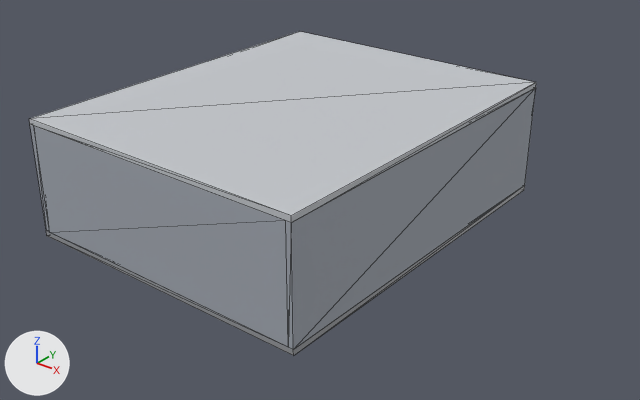
What one commit did to the glTF model web/viewer/public/models/hall_shell_cac.glb.
Both versions are drawn from a camera (50 mm lens) standing at (24.6, -15.8, 14.6) and looking at (6.3, 7.1, 0.4). Arrows for +X, +Y and +Z are at lower left; the lights stay in place. The older version comes first. Mesh edges are drawn as thin lines. Vertices at exactly the same position are counted once.

Before the edit, the objects in view are built like this:
```python
me_ceiling = bpy.data.meshes.new('ceiling')
me_ceiling.from_pydata(...)  # a box spanning x -0.2..11.2, y -0.2..13.8, z 4.0..4.2
me_ceiling.materials.append(mat_s_ceiling)  # light grey #c4c7cb
me_floor = bpy.data.meshes.new('floor')
me_floor.from_pydata(...)  # a box spanning x -0.2..11.2, y -0.2..13.8, z -0.2..0.0
me_floor.materials.append(mat_s_floor)  # grey #95979b
me_wall_east = bpy.data.meshes.new('wall_east')
me_wall_east.from_pydata(...)  # a box spanning x 11.0..11.2, y -0.2..13.8, z 0.0..4.0
me_wall_east.materials.append(mat_s_wall_east)  # grey #a2a8b1
# before: 0 (11.2, -0.2, 0.0) at pixel (293, 349), 1 (11.2, 13.8, 0.0) at pixel (524, 185), 2 (11.2, 13.8, 4.0) at pixel (535, 87), 3 (11.2, -0.2, 4.0) at pixel (291, 222), 4 (11.0, -0.2, 0.0) at pixel (288, 347)
# before: 5 (11.0, -0.2, 4.0) at pixel (285, 220), 6 (11.0, 13.8, 4.0), 7 (11.0, 13.8, 0.0)
me_wall_south = bpy.data.meshes.new('wall_south')
me_wall_south.from_pydata(...)  # a box spanning x 0.0..11.0, y -0.2..0.0, z 0.0..4.0
me_wall_south.materials.append(mat_s_wall_south)  # grey #a2a8b1
# before: 0 (11.0, -0.2, 0.0) at pixel (288, 347), 1 (11.0, 0.0, 0.0), 2 (11.0, 0.0, 4.0), 3 (11.0, -0.2, 4.0) at pixel (285, 220)
ob_ceiling = bpy.data.objects.new('ceiling', me_ceiling)
ob_ceiling.location = (0.0, 0.0, 0.0)
ob_floor = bpy.data.objects.new('floor', me_floor)
ob_floor.location = (0.0, 0.0, 0.0)
ob_wall_east = bpy.data.objects.new('wall_east', me_wall_east)
ob_wall_east.location = (0.0, 0.0, 0.0)
ob_wall_south = bpy.data.objects.new('wall_south', me_wall_south)
ob_wall_south.location = (0.0, 0.0, 0.0)
```
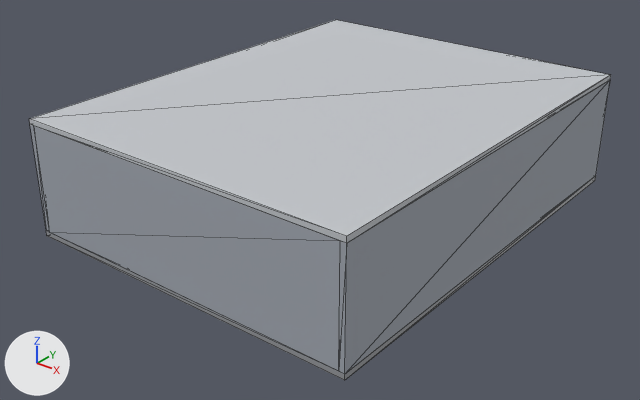
What changed in the scene script:
```text
Change me_floor:
    used by ob_floor; location = (0.0, 0.0, 0.0)
    remove me_floor.from_pydata(...)  # 8 vertices, 12 faces; spans x -0.2..11.2, y -0.2..13.8, z -0.2..0.0
    add me_floor.from_pydata(...)  # 8 vertices, 12 faces; spans x -0.2..13.0, y -0.2..16.4, z -0.2..0.0
    me_floor part 1
    me_floor.vertices[0].co: (11.2, -0.2, -0.2) -> (13.0, -0.2, -0.2)  # pixel (293, 355) -> pixel (344, 380)
    me_floor.vertices[1].co: (11.2, 13.8, -0.2) -> (13.0, 16.4, -0.2)  # pixel (524, 189) -> pixel (595, 180)
    me_floor.vertices[2].co: (11.2, 13.8, 0.0) -> (13.0, 16.4, 0.0)  # pixel (524, 185) -> pixel (595, 175)
    me_floor.vertices[3].co: (11.2, -0.2, 0.0) -> (13.0, -0.2, 0.0)  # pixel (293, 349) -> pixel (344, 374)
    me_floor.vertices[6].co: (-0.2, 13.8, 0.0) -> (-0.2, 16.4, 0.0)
    me_floor.vertices[7].co: (-0.2, 13.8, -0.2) -> (-0.2, 16.4, -0.2)
Change me_wall_east:
    used by ob_wall_east; location = (0.0, 0.0, 0.0)
    remove me_wall_east.from_pydata(...)  # 8 vertices, 12 faces; spans x 11.0..11.2, y -0.2..13.8, z 0.0..4.0
    add me_wall_east.from_pydata(...)  # 8 vertices, 12 faces; spans x 12.8..13.0, y -0.2..16.4, z 0.0..4.0
    me_wall_east part 2
    add for i in [0, 3, 4, 5]: me_wall_east.vertices[i].co += Vector((1.8, 0.0, 0.0))
    add for i in [1, 2, 6, 7]: me_wall_east.vertices[i].co += Vector((1.8, 2.6, 0.0))
Change me_wall_south:
    used by ob_wall_south; location = (0.0, 0.0, 0.0)
    remove me_wall_south.from_pydata(...)  # 8 vertices, 12 faces; spans x 0.0..11.0, y -0.2..0.0, z 0.0..4.0
    add me_wall_south.from_pydata(...)  # 8 vertices, 12 faces; spans x 0.0..12.8, y -0.2..0.0, z 0.0..4.0
    me_wall_south part 3
    add for i in [*range(0, 4)]: me_wall_south.vertices[i].co += Vector((1.8, 0.0, 0.0))
Change me_ceiling:
    used by ob_ceiling; location = (0.0, 0.0, 0.0)
    remove me_ceiling.from_pydata(...)  # 8 vertices, 12 faces; spans x -0.2..11.2, y -0.2..13.8, z 4.0..4.2
    add me_ceiling.from_pydata(...)  # 8 vertices, 12 faces; spans x -0.2..13.0, y -0.2..16.4, z 4.0..4.2
    me_ceiling part 4
    me_ceiling.vertices[0].co: (11.2, -0.2, 4.0) -> (13.0, -0.2, 4.0)  # pixel (291, 222) -> pixel (346, 243)
    me_ceiling.vertices[1].co: (11.2, 13.8, 4.0) -> (13.0, 16.4, 4.0)  # pixel (535, 87) -> pixel (610, 79)
    me_ceiling.vertices[2].co: (11.2, 13.8, 4.2) -> (13.0, 16.4, 4.2)  # pixel (536, 82) -> pixel (610, 74)
    me_ceiling.vertices[3].co: (11.2, -0.2, 4.2) -> (13.0, -0.2, 4.2)  # pixel (291, 215) -> pixel (346, 236)
    me_ceiling.vertices[6].co: (-0.2, 13.8, 4.2) -> (-0.2, 16.4, 4.2)  # pixel (299, 31) -> pixel (335, 19)
    me_ceiling.vertices[7].co: (-0.2, 13.8, 4.0) -> (-0.2, 16.4, 4.0)
```

Where the change shows, as pixel boxes (x1, y1, x2, y2) in the pictures (640 x 400 px):
'ceiling', reshaped (15% wider, 16% taller): before (29, 31, 536, 223); after (29, 20, 611, 243)
'wall_east', reshaped (8% wider, 12% taller): before (286, 88, 536, 350); after (339, 80, 610, 374)
'wall_south', reshaped (20% wider, 11% taller): before (34, 126, 288, 347); after (34, 126, 340, 371)
'floor', reshaped (15% wider, 20% taller): before (46, 186, 525, 356); after (46, 176, 596, 380)
